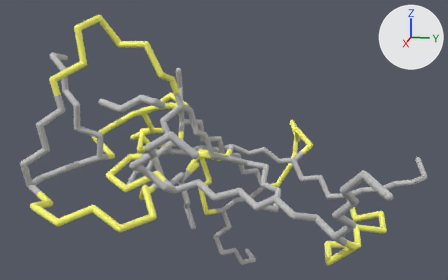
Before and after pictures for a commit that changed the glTF model assets/models/Elastomer_Nudel_neu.gltf.
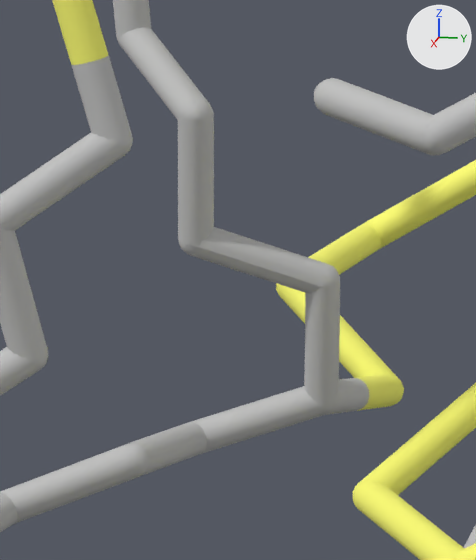
Each version is shown whole from a 50 mm lens placed at (1.013, 0.23, 0.294), pointed at (-0.007, 0.026, 0.039), then close up on the part from 9% to 29% of the width and 30% to 67% of the height. Every picture has the same lights, and +X, +Y and +Z are marked at upper right. Where no turn or scale is listed for an object, it has been applied to the vertices.

Objects in the first close-up: 'VCyl001', 'VCyl002', 'VCyl007', 'VCyl017', 'VCyl037', 'VCyl042', 'VCyl060', 'VCyl065', 'VCyl153', 'VCyl321', 'VCyl421', 'VCyl569'.
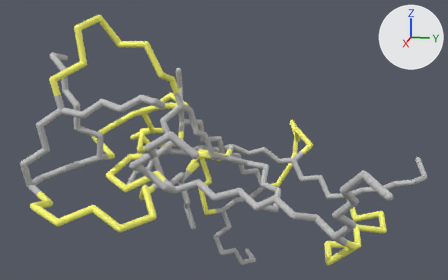
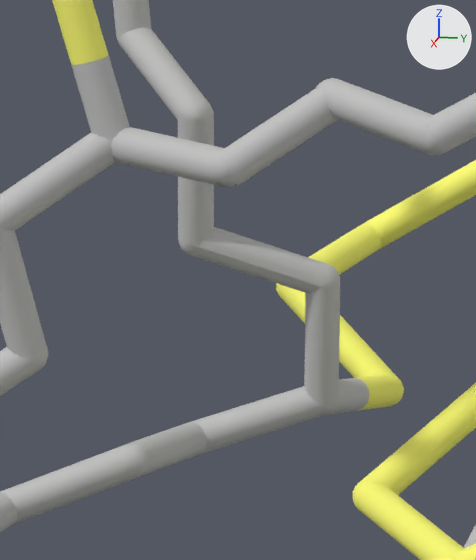
What the commit changed:
Mesh me_vsph177_001 is new.
It has 100 vertices, 196 faces and spans x -0.00498..0.00506, y -0.00504..0.00506, z -0.00498..0.00494.
It uses material mat_vmtl034_001 (light grey #c6c6c6).
Mesh me_vcyl601 is new.
It has 32 vertices, 30 faces and spans x -0.0124..0.0124, y -0.0158..0.0158, z -0.0129..0.013.
It uses material mat_vmtl508_001 (light grey #c6c6c6).
Mesh me_vcyl600 is new.
It has 32 vertices, 30 faces and spans x -0.0108..0.0109, y -0.0196..0.0196, z -0.0065..0.0064.
It uses material mat_vmtl434_001 (light grey #c6c6c6).
Object 'VSph177' (ob_vsph177) is new; it shows me_vsph177_001.
Its location is (0.1885, -0.143, 0.115).
Object 'VCyl601' (ob_vcyl601) is new; it shows me_vcyl601.
Its location is (0.1806, -0.1306, 0.1231).
Object 'VCyl600' (ob_vcyl600) is new; it shows me_vcyl600.
Its location is (0.1824, -0.1609, 0.1163).

Boxes (x1, y1, x2, y2) around the edits, measured in the close-ups (476 x 560 px):
'VCyl601', added: after (223, 87, 338, 185)
'VCyl600', added: after (111, 127, 228, 187)
'VSph177', added: after (213, 151, 237, 187)
